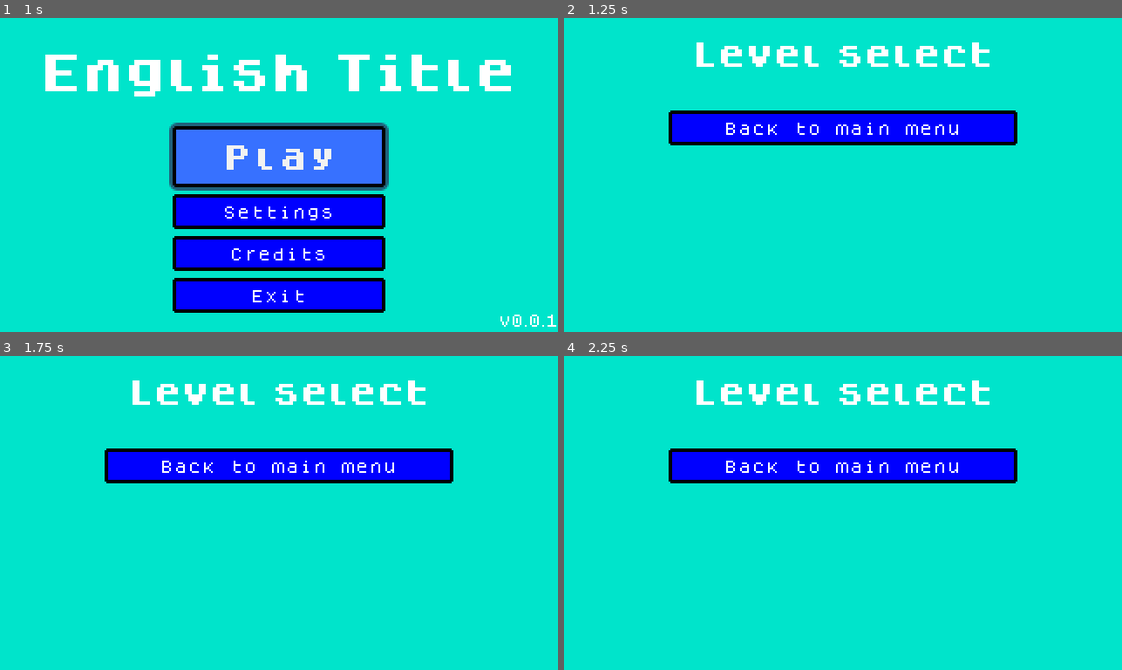
Above: before the commit, frames 1-4 (two rows, left to right).
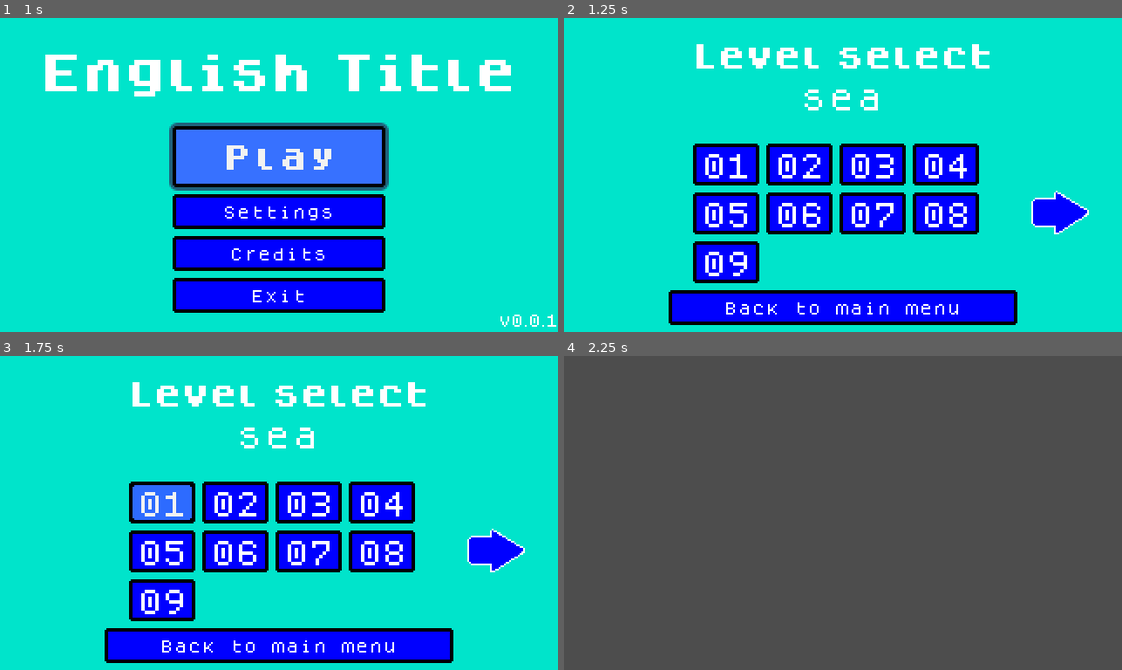
Above: after the commit, the same moments.

Repository: jynus/godot4-jam-template
Game: Godot game, scene res://scenes/main_menu.tscn
Same seed, same stepped clock (60 frames per second), same inputs: the game is played once before the commit and once after it.
Inputs (mouse positions are in pixels of both pictures, inside the frame that each line leads up to):
- Up to frame 1 (1 s): click "Play" at 0.5 s
- Up to frame 2 (1.25 s): no input
- Up to frame 3 (1.75 s): click (161, 503) at 1.25 s, where only the run after the commit has a clickable "01"
- Up to frame 4 (2.25 s): no input

Frame 1 is identical in both runs. In frame 2, 29% of the frame differs, in the area x 18-95%, y 7-98%; in frame 3, 29%; in frame 4, 100%, in the area x 0-100%, y 0-100%.

Commit message:
Add level selection logic
Create a way to generate the level selection just by looking
at the files on the filesystem. We can now use directories
and subdirectories to organize leves on "worlds". When pressed,
the level gets loaded.

Missing things:
* User tracking of level progress (only world progress is there
  for now)
* Changing levens when finished and restarting it

Diff:
--- /dev/null
+++ b/godot_project/levels/00sea/level01.tscn
@@ -0,0 +1,3 @@
+[gd_scene format=3 uid="uid://dfsrsnuoagr05"]
+
+[node name="level" type="Node2D"]
--- /dev/null
+++ b/godot_project/levels/00sea/level02.tscn
@@ -0,0 +1,3 @@
+[gd_scene format=3 uid="uid://ugciq6ukr4o5"]
+
+[node name="level" type="Node2D"]
--- /dev/null
+++ b/godot_project/levels/00sea/level03.tscn
@@ -0,0 +1,3 @@
+[gd_scene format=3 uid="uid://m4sb3meo822v"]
+
+[node name="level" type="Node2D"]
--- /dev/null
+++ b/godot_project/levels/00sea/level04.tscn
@@ -0,0 +1,3 @@
+[gd_scene format=3 uid="uid://dd5p2x8gpfvhe"]
+
+[node name="level" type="Node2D"]
--- /dev/null
+++ b/godot_project/levels/00sea/level05.tscn
@@ -0,0 +1,3 @@
+[gd_scene format=3 uid="uid://cgp48ti15rvhg"]
+
+[node name="level" type="Node2D"]
--- /dev/null
+++ b/godot_project/levels/00sea/level06.tscn
@@ -0,0 +1,3 @@
+[gd_scene format=3 uid="uid://d3jsaks465d2m"]
+
+[node name="level" type="Node2D"]
--- /dev/null
+++ b/godot_project/levels/00sea/level07.tscn
@@ -0,0 +1,3 @@
+[gd_scene format=3 uid="uid://be26k3tl7ame7"]
+
+[node name="level" type="Node2D"]
--- /dev/null
+++ b/godot_project/levels/00sea/level08.tscn
@@ -0,0 +1,3 @@
+[gd_scene format=3 uid="uid://dykxdc0ivx5qq"]
+
+[node name="level" type="Node2D"]
--- /dev/null
+++ b/godot_project/levels/00sea/level09.tscn
@@ -0,0 +1,3 @@
+[gd_scene format=3 uid="uid://6ocsbllw4wd8"]
+
+[node name="level" type="Node2D"]
--- /dev/null
+++ b/godot_project/levels/02desert/level01.tscn
@@ -0,0 +1,3 @@
+[gd_scene format=3 uid="uid://cbtwagkfa8wxg"]
+
+[node name="level" type="Node2D"]
--- /dev/null
+++ b/godot_project/resources/main_menu_button_disabled_style.tres
@@ -0,0 +1,18 @@
+[gd_resource type="StyleBoxFlat" format=3 uid="uid://yyu1pcyii40b"]
+
+[resource]
+content_margin_left = 5.0
+content_margin_top = 6.0
+content_margin_right = 5.0
+content_margin_bottom = 4.0
+bg_color = Color(0.207843, 0.258824, 0.294118, 1)
+border_width_left = 2
+border_width_top = 2
+border_width_right = 2
+border_width_bottom = 2
+border_color = Color(0.560784, 0.560784, 0.560784, 1)
+corner_radius_top_left = 2
+corner_radius_top_right = 2
+corner_radius_bottom_right = 2
+corner_radius_bottom_left = 2
+anti_aliasing = false
--- a/godot_project/resources/option_button_style.tres
+++ b/godot_project/resources/option_button_style.tres
@@ -1,14 +1,7 @@
-[gd_resource type="Theme" load_steps=4 format=3 uid="uid://bb0pnhtq2j0hx"]
+[gd_resource type="Theme" load_steps=2 format=3 uid="uid://bb0pnhtq2j0hx"]
 
 [ext_resource type="FontFile" uid="uid://c1gg0yw02pyb5" path="res://assets/fonts/dogicapixel.ttf" id="1_gitkc"]
-
-[sub_resource type="StyleBoxFlat" id="StyleBoxFlat_odafv"]
-
-[sub_resource type="StyleBoxFlat" id="StyleBoxFlat_5xau5"]
-bg_color = Color(1, 1, 1, 1)
 
 [resource]
 default_font = ExtResource("1_gitkc")
 default_font_size = 16
-OptionButton/styles/hover = SubResource("StyleBoxFlat_odafv")
-OptionButton/styles/normal = SubResource("StyleBoxFlat_5xau5")
--- /dev/null
+++ b/godot_project/scene_objects/level_button.tscn
@@ -0,0 +1,31 @@
+[gd_scene load_steps=8 format=3 uid="uid://cogud6ervh4av"]
+
+[ext_resource type="FontFile" uid="uid://c1gg0yw02pyb5" path="res://assets/fonts/dogicapixel.ttf" id="1_6l6ud"]
+[ext_resource type="StyleBox" uid="uid://67m76h2nyeyy" path="res://resources/main_menu_button_style.tres" id="3_g2lte"]
+[ext_resource type="StyleBox" uid="uid://cscwrtv4vl12l" path="res://resources/main_menu_button_hover_style.tres" id="4_o6xu0"]
+[ext_resource type="StyleBox" uid="uid://dtfd366g1j00" path="res://resources/main_menu_button_pressed_style.tres" id="5_faphc"]
+[ext_resource type="StyleBox" uid="uid://yyu1pcyii40b" path="res://resources/main_menu_button_disabled_style.tres" id="5_skgxo"]
+[ext_resource type="StyleBox" uid="uid://cmuo5ywu5bdpb" path="res://resources/main_menu_button_focus_style.tres" id="6_k4ddo"]
+[ext_resource type="Script" path="res://scripts/level_button.gd" id="7_qsbpd"]
+
+[node name="level_button" type="Button"]
+custom_minimum_size = Vector2(20, 20)
+offset_left = -19.0
+offset_top = -12.0
+offset_right = 19.0
+offset_bottom = 12.0
+size_flags_horizontal = 4
+size_flags_vertical = 4
+theme_override_colors/font_color = Color(1, 1, 1, 1)
+theme_override_colors/font_disabled_color = Color(0.431373, 0.427451, 0.427451, 1)
+theme_override_fonts/font = ExtResource("1_6l6ud")
+theme_override_font_sizes/font_size = 16
+theme_override_styles/normal = ExtResource("3_g2lte")
+theme_override_styles/hover = ExtResource("4_o6xu0")
+theme_override_styles/pressed = ExtResource("5_faphc")
+theme_override_styles/disabled = ExtResource("5_skgxo")
+theme_override_styles/focus = ExtResource("6_k4ddo")
+text = "01"
+script = ExtResource("7_qsbpd")
+
+[connection signal="pressed" from="." to="." method="_on_pressed"]
--- a/godot_project/scenes/level_select.tscn
+++ b/godot_project/scenes/level_select.tscn
@@ -1,12 +1,20 @@
-[gd_scene load_steps=9 format=3 uid="uid://3dgtundptfy8"]
+[gd_scene load_steps=13 format=3 uid="uid://3dgtundptfy8"]
 
 [ext_resource type="Script" path="res://scripts/level_select.gd" id="1_rs3vw"]
 [ext_resource type="LabelSettings" uid="uid://tje0ygjwilaf" path="res://resources/small_title_label_settings.tres" id="2_gj63y"]
 [ext_resource type="FontFile" uid="uid://160hm44pryh4" path="res://assets/fonts/dogica.ttf" id="3_5ksio"]
+[ext_resource type="Texture2D" uid="uid://6c7mk8gmqv7q" path="res://assets/sprites/left_arrow.webp" id="3_y6wxh"]
+[ext_resource type="Texture2D" uid="uid://bapxca70g57pj" path="res://assets/sprites/right_arrow.webp" id="4_cij7b"]
 [ext_resource type="StyleBox" uid="uid://67m76h2nyeyy" path="res://resources/main_menu_button_style.tres" id="6_ua4t1"]
 [ext_resource type="StyleBox" uid="uid://cscwrtv4vl12l" path="res://resources/main_menu_button_hover_style.tres" id="7_vep0o"]
 [ext_resource type="StyleBox" uid="uid://dtfd366g1j00" path="res://resources/main_menu_button_pressed_style.tres" id="8_lcgvi"]
 [ext_resource type="AudioStream" uid="uid://boyfyteopcvkv" path="res://assets/sfx/selectBlip.wav" id="12_apimo"]
+
+[sub_resource type="LabelSettings" id="LabelSettings_hwumb"]
+font = ExtResource("3_5ksio")
+shadow_size = 0
+
+[sub_resource type="StyleBoxEmpty" id="StyleBoxEmpty_m2gvb"]
 
 [sub_resource type="StyleBoxFlat" id="StyleBoxFlat_hugtt"]
 bg_color = Color(0, 0, 0, 0)
@@ -36,16 +44,64 @@
 offset_right = 320.0
 offset_bottom = 180.0
 
-[node name="topMargin" type="MarginContainer" parent="menuContainer"]
-custom_minimum_size = Vector2(0, 10)
+[node name="titleTopMargin" type="MarginContainer" parent="menuContainer"]
+custom_minimum_size = Vector2(0, 8)
 layout_mode = 2
 
 [node name="title" type="Label" parent="menuContainer"]
-custom_minimum_size = Vector2(0, 35)
+custom_minimum_size = Vector2(0, 20)
 layout_mode = 2
 text = "Level select"
 label_settings = ExtResource("2_gj63y")
 horizontal_alignment = 1
+vertical_alignment = 1
+
+[node name="subtitle_world" type="Label" parent="menuContainer"]
+unique_name_in_owner = true
+custom_minimum_size = Vector2(0, 20)
+layout_mode = 2
+text = "world 1"
+label_settings = SubResource("LabelSettings_hwumb")
+horizontal_alignment = 1
+vertical_alignment = 1
+
+[node name="titleBottomMargin" type="MarginContainer" parent="menuContainer"]
+custom_minimum_size = Vector2(0, 8)
+layout_mode = 2
+
+[node name="HBoxContainer" type="HBoxContainer" parent="menuContainer"]
+layout_mode = 2
+size_flags_vertical = 3
+
+[node name="CenterContainer" type="CenterContainer" parent="menuContainer/HBoxContainer"]
+custom_minimum_size = Vector2(70, 60)
+layout_mode = 2
+
+[node name="previousWorldButton" type="Button" parent="menuContainer/HBoxContainer/CenterContainer"]
+unique_name_in_owner = true
+layout_mode = 2
+size_flags_horizontal = 4
+theme_override_styles/normal = SubResource("StyleBoxEmpty_m2gvb")
+icon = ExtResource("3_y6wxh")
+icon_alignment = 1
+
+[node name="levelsContainer" type="GridContainer" parent="menuContainer/HBoxContainer"]
+unique_name_in_owner = true
+layout_mode = 2
+size_flags_horizontal = 3
+columns = 4
+
+[node name="CenterContainer2" type="CenterContainer" parent="menuContainer/HBoxContainer"]
+custom_minimum_size = Vector2(70, 60)
+layout_mode = 2
+
+[node name="nextWorldButton" type="Button" parent="menuContainer/HBoxContainer/CenterContainer2"]
+unique_name_in_owner = true
+layout_mode = 2
+size_flags_horizontal = 4
+theme_override_styles/normal = SubResource("StyleBoxEmpty_m2gvb")
+icon = ExtResource("4_cij7b")
+icon_alignment = 1
 
 [node name="backButton" type="Button" parent="menuContainer"]
 unique_name_in_owner = true
@@ -72,4 +128,6 @@
 [node name="blip" type="AudioStreamPlayer" parent="."]
 stream = ExtResource("12_apimo")
 
+[connection signal="pressed" from="menuContainer/HBoxContainer/CenterContainer/previousWorldButton" to="." method="_on_previous_world_button_pressed"]
+[connection signal="pressed" from="menuContainer/HBoxContainer/CenterContainer2/nextWorldButton" to="." method="_on_next_world_button_pressed"]
 [connection signal="pressed" from="menuContainer/backButton" to="." method="_on_back_button_pressed"]
--- a/godot_project/scenes/settings.tscn
+++ b/godot_project/scenes/settings.tscn
@@ -1,11 +1,10 @@
-[gd_scene load_steps=13 format=3 uid="uid://b7fkndcm0e336"]
+[gd_scene load_steps=15 format=3 uid="uid://b7fkndcm0e336"]
 
 [ext_resource type="Script" path="res://scripts/settings.gd" id="1_h8lct"]
 [ext_resource type="LabelSettings" uid="uid://csrb5ilr7y6dy" path="res://resources/main_menu_title_label_setting.tres" id="2_bg3bq"]
 [ext_resource type="FontFile" uid="uid://c1gg0yw02pyb5" path="res://assets/fonts/dogicapixel.ttf" id="3_7vy80"]
 [ext_resource type="StyleBox" uid="uid://67m76h2nyeyy" path="res://resources/main_menu_button_style.tres" id="4_32v16"]
 [ext_resource type="FontFile" uid="uid://caj4jhhpy0ha7" path="res://assets/fonts/dogicabold.ttf" id="4_71ck0"]
-[ext_resource type="Theme" uid="uid://bb0pnhtq2j0hx" path="res://resources/option_button_style.tres" id="4_n7omh"]
 [ext_resource type="StyleBox" uid="uid://cscwrtv4vl12l" path="res://resources/main_menu_button_hover_style.tres" id="5_qw8e2"]
 [ext_resource type="StyleBox" uid="uid://dtfd366g1j00" path="res://resources/main_menu_button_pressed_style.tres" id="6_fr7sk"]
 [ext_resource type="AudioStream" uid="uid://ceubus6jrfita" path="res://assets/sfx/laserShoot.wav" id="8_lh8wa"]
@@ -13,6 +12,17 @@
 
 [sub_resource type="LabelSettings" id="LabelSettings_7a45g"]
 font = ExtResource("3_7vy80")
+
+[sub_resource type="StyleBoxFlat" id="StyleBoxFlat_odafv"]
+
+[sub_resource type="StyleBoxFlat" id="StyleBoxFlat_5xau5"]
+bg_color = Color(1, 0.345098, 0.133333, 1)
+
+[sub_resource type="Theme" id="Theme_42gtq"]
+default_font = ExtResource("3_7vy80")
+default_font_size = 16
+OptionButton/styles/hover = SubResource("StyleBoxFlat_odafv")
+OptionButton/styles/normal = SubResource("StyleBoxFlat_5xau5")
 
 [sub_resource type="StyleBoxFlat" id="StyleBoxFlat_ogooh"]
 bg_color = Color(0, 0, 0, 0)
@@ -76,7 +86,7 @@
 custom_minimum_size = Vector2(60, 0)
 layout_mode = 2
 size_flags_horizontal = 0
-theme = ExtResource("4_n7omh")
+theme = SubResource("Theme_42gtq")
 flat = true
 item_count = 2
 selected = 0
--- /dev/null
+++ b/godot_project/scripts/level_button.gd
@@ -0,0 +1,17 @@
+extends Button
+
+@export var level : String
+
+signal level_select(level)
+
+func _ready():
+	pass
+
+
+# Called every frame. 'delta' is the elapsed time since the previous frame.
+func _process(_delta):
+	pass
+
+
+func _on_pressed():
+	level_select.emit(level)
--- a/godot_project/scripts/level_select.gd
+++ b/godot_project/scripts/level_select.gd
@@ -1,11 +1,125 @@
 extends Node2D
 
-@onready var back_button = %backButton
-@onready var blip = $blip
+@onready var back_button := %backButton
+@onready var blip := $blip
+@onready var load_level_button : PackedScene = preload("res://scene_objects/level_button.tscn")
+@onready var levels_container := %levelsContainer
+@onready var next_world_button := %nextWorldButton
+@onready var previous_world_button := %previousWorldButton
+@onready var subtitle_world := %subtitle_world
+
+
+const levels_path : String = "res://levels"
+var levels : Dictionary
+var LEVELS_FILE_PATH : String = "user://levels.cfg"
+var _configFile : ConfigFile
+@export var current_world : String
+@export var current_level : String
+
+func _init():
+	# Load available worlds and levels
+	var dir : DirAccess = DirAccess.open(levels_path)
+	if not dir:
+		printerr("Warning: could not open directory: ", levels_path)
+		return
+	var dirs = dir.get_directories()
+	for world in dirs:
+		var world_dir_path : String = levels_path + "/" + world
+		var sub_dir = DirAccess.open(world_dir_path)
+		var world_files : Array = sub_dir.get_files()
+		var world_levels : Array = []
+		for file in world_files:
+			if file.ends_with(".tscn") or file.ends_with(".tscn.remap"):
+				world_levels.append(file.trim_suffix(".remap"))
+		if world_levels.size() >= 1:
+			world_levels.sort()
+			levels[world] = world_levels
+	print(levels)
+
+	# Load user progress
+	_configFile = ConfigFile.new()
+	var err = _configFile.load(LEVELS_FILE_PATH)
+	if err != OK:
+		print("Error while loading config file: " + str(err))
+	var worlds = levels.keys()
+	var first_world = null
+	var first_level = null
+	if worlds.size() >= 1:
+		worlds.sort()
+		if levels[worlds[0]].size() >= 1:
+			first_world = worlds[0]
+			var first_world_levels = levels[worlds[0]]
+			first_world_levels.sort()
+			first_level = first_world_levels[0]
+	current_world = _configFile.get_value("progress", "current_world", first_world)
+	current_level = _configFile.get_value("progress", "current_level", first_level)
+	print(current_world)
+	print(current_level)
+
+
+func add_level_button(container, text, level):
+	"""Adds a working load level button to the scene"""
+	var button : Button = load_level_button.instantiate()
+	button.text = text
+	if level == null:
+		button.disabled = true
+	else:
+		button.disabled = false
+		button.level = level
+		button.connect("level_select", level_select)
+	container.add_child(button)
+
+func path_to_id(level: String):
+	"""
+	Returns a string with a level id (without a level prefix or
+	an extension)
+	"""
+	return level.trim_prefix("level").trim_suffix(".tscn")
 
 func _ready():
+	# enable controller support
 	if Input.get_connected_joypads().size() > 0:
 		back_button.grab_focus()
+
+	# represent world levels
+	if levels.keys().find(current_world) == -1:
+		current_world = levels.keys()[0]
+		print(current_world)
+	for level in levels[current_world]:
+		add_level_button(levels_container, path_to_id(level), level)
+
+	# show or hide world buttons
+	if levels.size() != 1:
+		subtitle_world.text = current_world.lstrip("0123456789")
+	else:
+		subtitle_world.hide()
+	var world_index = levels.keys().find(current_world)
+	if world_index == -1 or world_index == 0:
+		previous_world_button.hide()
+	else:
+		previous_world_button.show()
+	if world_index == -1 or world_index == levels.size() - 1:
+		next_world_button.hide()
+	else:
+		next_world_button.show()
+
+func level_select(level: String):
+	"""Return feedback and load the given leven on the current world"""
+	blip.play()
+	await blip.finished
+	var level_path : String = levels_path + "/" + current_world + "/" + level.trim_suffix(".remap")
+	print("loading level " + level_path)
+	get_tree().change_scene_to_file(level_path)
+
+func load_next_level():
+	pass
+#	levels.remove_at(0)
+#	if levels.size() == 0:
+#		get_tree().quit()
+#	else:
+#		currentLevel = levels[0]
+#		printerr("next level: ", levels_directory + currentLevel)
+#		get_tree().change_scene_to_file(levels_directory + currentLevel)
 
 func _process(_delta):
 	pass
@@ -18,3 +132,33 @@
 	blip.play()
 	await blip.finished
 	go_back_to_main_menu()
+
+func show_world(offset: int):
+	"""
+	Change the current world to the previous (-1) or next one (1),
+	as defined by the offset.
+	"""
+	var world_index = levels.keys().find(current_world)
+	if world_index == -1:
+		return
+	var new_world_index : int = world_index + offset
+	if new_world_index < 0 or new_world_index > levels.size() - 1:
+		return
+	current_world = levels.keys()[new_world_index]
+	print("Switching to world: ", current_world)
+	_configFile.set_value("progress", "current_world", current_world)
+	_configFile.save(LEVELS_FILE_PATH)
+
+	# remove buttons and then redraw the screen
+	for node in levels_container.get_children():
+		node.queue_free()
+	_ready()
+
+func _on_previous_world_button_pressed():
+	blip.play()
+	show_world(-1)
+
+
+func _on_next_world_button_pressed():
+	blip.play()
+	show_world(1)
Binary file added: godot_project/assets/sprites/left_arrow.webp
Not shown, added: godot_project/assets/sprites/left_arrow.webp.import
Binary file added: godot_project/assets/sprites/right_arrow.webp
Not shown, added: godot_project/assets/sprites/right_arrow.webp.import
